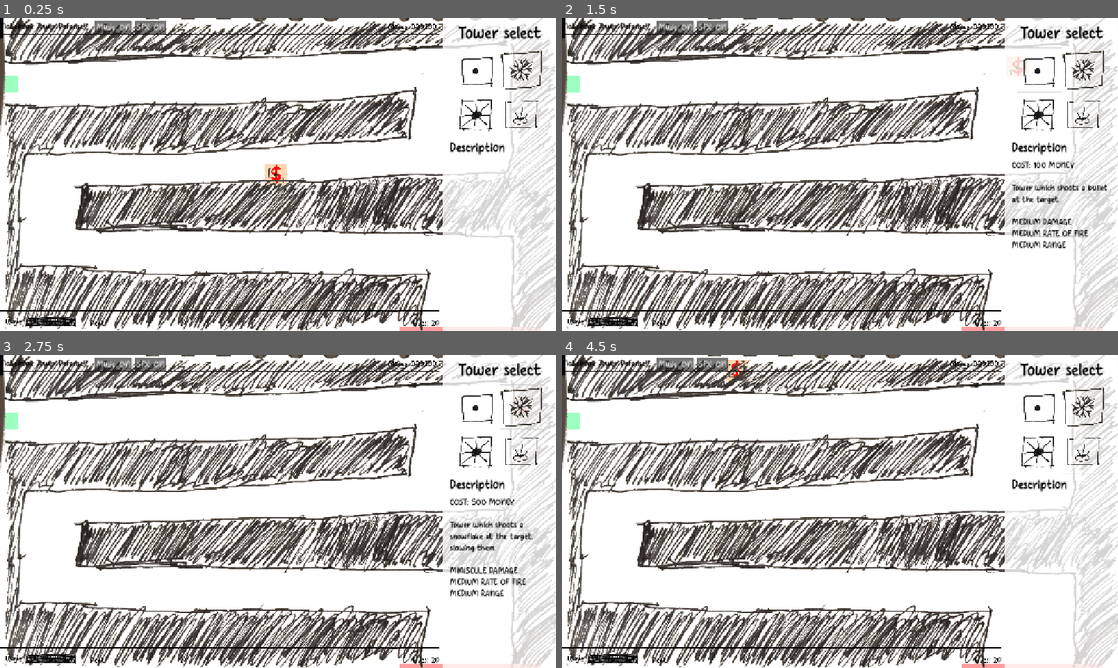
Above: before the commit, frames 1-4 (two rows, left to right).
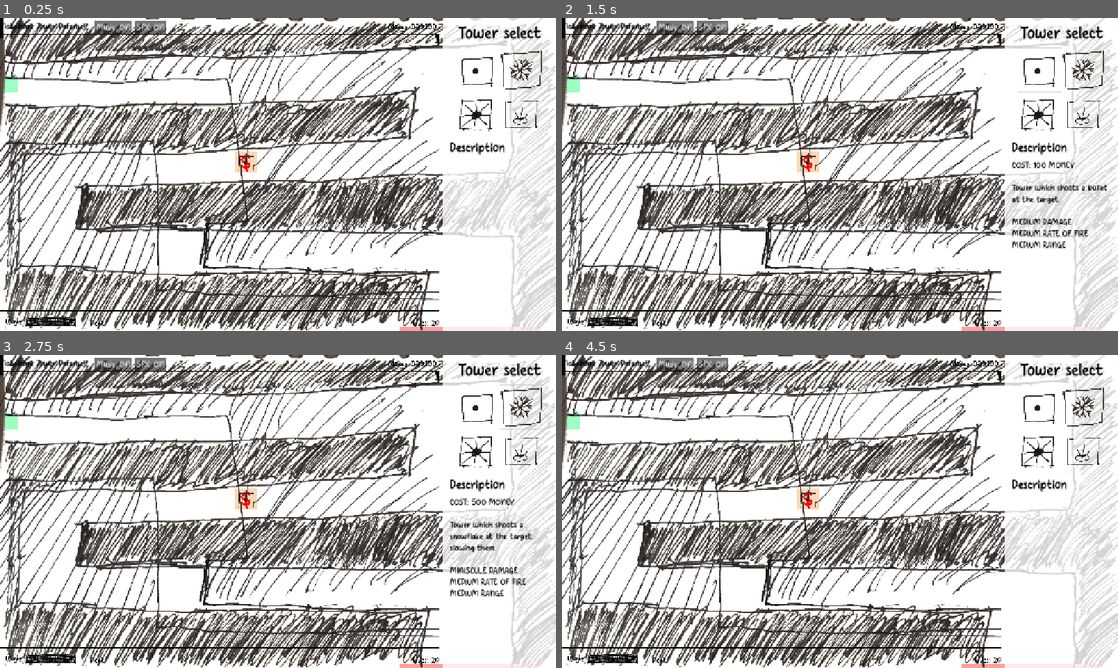
Above: after the commit, the same moments.

Repository: OzuYatamutsu/notebook-tower-defense
Game: Godot game, scene res://levels/level_cools.tscn
The game is run twice, just before and just after one commit, with the same random seed, the same clock (stepped at 60 frames per second) and the same inputs. This scene is started directly instead of the project's main scene.
Inputs (mouse positions are in pixels of both pictures, inside the frame that each line leads up to):
- Up to frame 1 (0.25 s): no input
- Up to frame 2 (1.5 s): click "SFX: ON" at 0.5 s; click (1040, 71) at 1.25 s
- Up to frame 3 (2.75 s): click (522, 408) at 2 s
- Up to frame 4 (4.5 s): click (1040, 452) at 2.75 s; click (1084, 452) at 3.5 s; click "SFX: ON" at 4.25 s

The runs differ from the first frame. In frame 1, 6.6% of the frame differs, in the area x 0-79%, y 5-92%; in frame 2, 6.5%; in frame 3, 6.5%; in frame 4, 6.6%.
Error before the commit: Invalid call. Nonexistent function 'set_max_value' in base 'Control (WaveMeter)'. (res://levels/level.gd:34)
Error after the commit: Parse Error: Could not find type "Sprite" in the current scope. (res://components/tower_placement_shadow.gd:11)

Commit message:
Add map component to ui

Diff:
--- a/components/TowerPlacementShadow.tscn
+++ b/components/TowerPlacementShadow.tscn
@@ -11,6 +11,8 @@
 collision_layer = 0
 collision_mask = 3
 script = ExtResource("1_2xblr")
+TOWER_TO_PLACE_PATH = null
+MOUSE_FOLLOW_SPEED = null
 
 [node name="ColorRectOK" type="ColorRect" parent="."]
 offset_left = -249.0
--- a/components/tower_placement_shadow.gd
+++ b/components/tower_placement_shadow.gd
@@ -8,6 +8,7 @@
 @onready var OK_SHADOW: ColorRect = $ColorRectOK
 @onready var NG_SHADOW: ColorRect = $ColorRectNG
 @onready var NG_MONEY: Label = $NGMoney
+@onready var TowerSprite: Sprite = $TowerSprite
 
 func _process(delta) -> void:
     position = position.lerp(
--- a/components/ui.tscn
+++ b/components/ui.tscn
@@ -8,6 +8,7 @@
 [ext_resource type="PackedScene" uid="uid://fr40caw6de22" path="res://components/SelectedTowerMeter.tscn" id="4_24715"]
 [ext_resource type="PackedScene" uid="uid://crh5ydle8qkpy" path="res://components/NextWaveMeter.tscn" id="6_23jcn"]
 [ext_resource type="PackedScene" uid="uid://un38oy2verh5" path="res://components/TowerInfoAndBuyPanel.tscn" id="7_k05k2"]
+[ext_resource type="Texture2D" uid="uid://uao5bdiyd7ug" path="res://levels/test_level_layout.png" id="9_24715"]
 
 [node name="UI" type="CanvasLayer"]
 layer = 2
@@ -133,5 +134,23 @@
 
 [node name="TowerInfoAndBuyPanel" parent="." instance=ExtResource("7_k05k2")]
 
+[node name="Map" type="Control" parent="."]
+layout_mode = 3
+anchors_preset = 0
+offset_top = 39.0
+offset_right = 1011.0
+offset_bottom = 671.0
+
+[node name="MapSprite" type="TextureRect" parent="Map"]
+layout_mode = 1
+anchors_preset = 15
+anchor_right = 1.0
+anchor_bottom = 1.0
+offset_right = -1.0
+grow_horizontal = 2
+grow_vertical = 2
+texture = ExtResource("9_24715")
+expand_mode = 2
+
 [connection signal="pressed" from="TopBar/MusicToggleButton" to="." method="_on_music_toggle_button_pressed"]
 [connection signal="pressed" from="TopBar/SfxToggleButton" to="." method="_on_sfx_toggle_button_pressed"]
Not shown: 1 places in components/ui.tscn that only renumber resources
